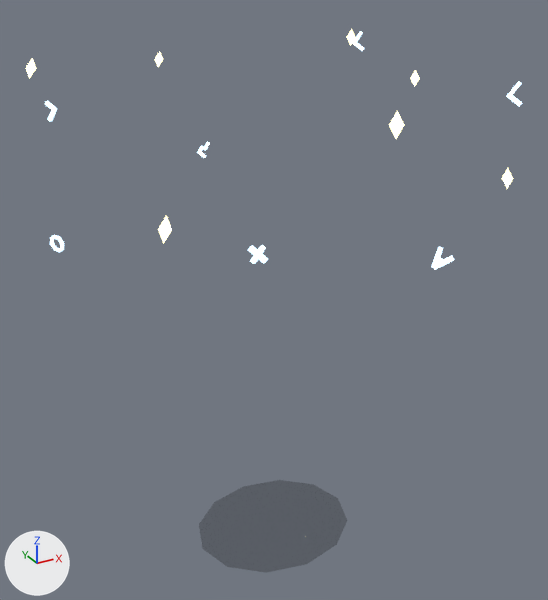
An edit to the glTF model models/edu/public/models/characters/warrior.glb, drawn before and after from the same camera.
Before and after are seen from a 50 mm camera at (-1.21, -2.21, 2.12) aimed at (0.01, 0.0, 1.01). Every picture has the same lights, and +X, +Y and +Z are marked at lower left. The older version comes first. Both versions are drawn at frame 40 of the action 'death'; the numbers are the values there.

The scene before the commit, as lines of its bpy script (objects in view):
```python
ob_frag0 = bpy.data.objects.new('frag0', None)
ob_frag0.parent = ob_fragments
ob_frag0.location = (0.742, 0.204, 0.92)
ob_frag0.rotation_euler = (0.0, -2.556, 0.931)  # degrees (0, -146, 53)
ob_frag0.scale = (0.583, 0.583, 0.583)
ob_frag1 = bpy.data.objects.new('frag1', None)
ob_frag1.parent = ob_fragments
ob_frag1.location = (0.613, -0.466, 0.959)
ob_frag1.rotation_euler = (0.0, -2.556, -0.931)  # degrees (0, -146, -53)
ob_frag1.scale = (0.583, 0.583, 0.583)
ob_frag2 = bpy.data.objects.new('frag2', None)
ob_frag2.parent = ob_fragments
ob_frag2.location = (0.625, -0.45, 0.686)
ob_frag2.rotation_euler = (0.0, -2.556, 0.931)  # degrees (0, -146, 53)
ob_frag2.scale = (0.583, 0.583, 0.583)
ob_frag3 = bpy.data.objects.new('frag3', None)
ob_frag3.parent = ob_fragments
ob_frag3.location = (0.0872, -0.765, 0.604)
ob_frag3.rotation_euler = (0.0, -2.556, -0.931)  # degrees (0, -146, -53)
ob_frag3.scale = (0.583, 0.583, 0.583)
ob_frag4 = bpy.data.objects.new('frag4', None)
ob_frag4.parent = ob_fragments
ob_frag4.location = (-0.0868, -0.765, 0.976)
ob_frag4.rotation_euler = (0.0, -2.556, 0.931)  # degrees (0, -146, 53)
ob_frag4.scale = (0.583, 0.583, 0.583)
ob_frag5 = bpy.data.objects.new('frag5', None)
ob_frag5.parent = ob_fragments
ob_frag5.location = (-0.403, -0.656, 0.672)
ob_frag5.rotation_euler = (0.0, -2.556, -0.931)  # degrees (0, -146, -53)
ob_frag5.scale = (0.583, 0.583, 0.583)
ob_frag6 = bpy.data.objects.new('frag6', None)
ob_frag6.parent = ob_fragments
ob_frag6.location = (-0.583, -0.503, 0.72)
ob_frag6.rotation_euler = (0.0, -2.556, 0.931)  # degrees (0, -146, 53)
ob_frag6.scale = (0.583, 0.583, 0.583)
ob_frag7 = bpy.data.objects.new('frag7', None)
ob_frag7.parent = ob_fragments
ob_frag7.location = (-0.764, -0.0988, 0.589)
ob_frag7.rotation_euler = (0.0, -2.556, -0.931)  # degrees (0, -146, -53)
ob_frag7.scale = (0.583, 0.583, 0.583)
ob_warrior_blobshadow = bpy.data.objects.new('warrior_blobShadow', me_mesh_58)
ob_warrior_blobshadow.parent = ob_warrior
ob_warrior_blobshadow.location = (0.0, 0.0, 0.0)
```
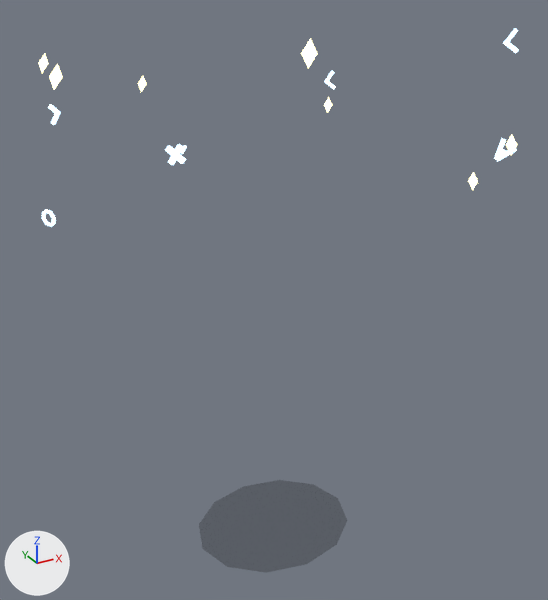
Not drawn themselves, but carrying or shaping drawn objects: ob_frag0, ob_frag1, ob_frag2, ob_frag3, ob_frag4, ob_frag5, ob_frag6, ob_frag7, ob_frag8, ob_frag9, ob_frag10, ob_frag11, ob_frag12, ob_frag13.

What differs and where, as boxes [x1, y1, x2, y2] in the pictures (548 x 600 px):
'frag5_letterShard', moved
    before: [248, 245, 268, 264]
    after: [165, 144, 186, 165]
'frag4_lightShard', moved
    before: [389, 111, 404, 139]
    after: [301, 38, 318, 68]
'frag3_letterShard', moved
    before: [431, 247, 454, 270]
    after: [494, 138, 517, 162]
'frag6_lightShard', moved
    before: [158, 215, 172, 244]
    after: [49, 63, 63, 90]
'frag7_letterShard', moved
    before: [50, 234, 64, 253]
    after: [42, 209, 56, 227]
'frag1_letterShard', moved
    before: [506, 81, 522, 107]
    after: [503, 28, 519, 53]
'frag8_lightShard', moved
    before: [26, 58, 36, 79]
    after: [38, 53, 49, 73]
'frag2_lightShard', moved
    before: [502, 168, 513, 189]
    after: [506, 135, 517, 155]
'frag9_letterShard', moved
    before: [45, 101, 57, 122]
    after: [48, 104, 61, 125]
'frag13_letterShard', moved
    before: [352, 31, 364, 51]
    after: [324, 71, 336, 90]
'frag0_lightShard', moved
    before: [410, 70, 420, 87]
    after: [468, 172, 478, 190]
'frag10_lightShard', moved
    before: [155, 51, 163, 67]
    after: [138, 76, 146, 92]
'frag12_lightShard', moved
    before: [347, 29, 356, 46]
    after: [324, 97, 332, 113]
'frag11_letterShard', moved
    before: [197, 142, 210, 158]
    after: [181, 145, 187, 154]

Diff of the bpy script that builds the scene:
```diff
--- a/models/edu/public/models/characters/warrior.glb.py
+++ b/models/edu/public/models/characters/warrior.glb.py
@@ ob_frag0 @@
 ob_frag0.parent = ob_fragments
-ob_frag0.location = (0.742, 0.204, 0.92)
+ob_frag0.location = (0.753, -0.161, 0.594)
 ob_frag0.rotation_euler = (0.0, -2.556, 0.931)  # degrees (0, -146, 53)
@@ ob_frag1 @@
 ob_frag1.parent = ob_fragments
-ob_frag1.location = (0.613, -0.466, 0.959)
+ob_frag1.location = (0.682, -0.357, 1.105)
 ob_frag1.rotation_euler = (0.0, -2.556, -0.931)  # degrees (0, -146, -53)
@@ ob_frag2 @@
 ob_frag2.parent = ob_fragments
-ob_frag2.location = (0.625, -0.45, 0.686)
+ob_frag2.location = (0.627, -0.447, 0.795)
 ob_frag2.rotation_euler = (0.0, -2.556, 0.931)  # degrees (0, -146, 53)
@@ ob_frag3 @@
 ob_frag3.parent = ob_fragments
-ob_frag3.location = (0.0872, -0.765, 0.604)
+ob_frag3.location = (0.347, -0.687, 0.851)
 ob_frag3.rotation_euler = (0.0, -2.556, -0.931)  # degrees (0, -146, -53)
@@ ob_frag4 @@
 ob_frag4.parent = ob_fragments
-ob_frag4.location = (-0.0868, -0.765, 0.976)
+ob_frag4.location = (-0.298, -0.71, 1.143)
 ob_frag4.rotation_euler = (0.0, -2.556, 0.931)  # degrees (0, -146, 53)
@@ ob_frag5 @@
 ob_frag5.parent = ob_fragments
-ob_frag5.location = (-0.403, -0.656, 0.672)
+ob_frag5.location = (-0.556, -0.533, 0.91)
 ob_frag5.rotation_euler = (0.0, -2.556, -0.931)  # degrees (0, -146, -53)
@@ ob_frag6 @@
 ob_frag6.parent = ob_fragments
-ob_frag6.location = (-0.583, -0.503, 0.72)
+ob_frag6.location = (-0.741, -0.21, 1.064)
 ob_frag6.rotation_euler = (0.0, -2.556, 0.931)  # degrees (0, -146, 53)
@@ ob_frag7 @@
 ob_frag7.parent = ob_fragments
-ob_frag7.location = (-0.764, -0.0988, 0.589)
+ob_frag7.location = (-0.768, -0.0502, 0.653)
 ob_frag7.rotation_euler = (0.0, -2.556, -0.931)  # degrees (0, -146, -53)
@@ ob_frag8 @@
 ob_frag8.parent = ob_fragments
-ob_frag8.location = (-0.682, 0.358, 1.023)
+ob_frag8.location = (-0.618, 0.459, 1.025)
 ob_frag8.rotation_euler = (0.0, -2.556, 0.931)  # degrees (0, -146, 53)
@@ ob_frag9 @@
 ob_frag9.parent = ob_fragments
-ob_frag9.location = (-0.62, 0.457, 0.87)
+ob_frag9.location = (-0.606, 0.475, 0.854)
 ob_frag9.rotation_euler = (0.0, -2.556, -0.931)  # degrees (0, -146, -53)
@@ ob_frag10 @@
 ob_frag10.parent = ob_fragments
-ob_frag10.location = (-0.0977, 0.764, 0.982)
+ob_frag10.location = (-0.179, 0.749, 0.895)
 ob_frag10.rotation_euler = (0.0, -2.556, 0.931)  # degrees (0, -146, 53)
@@ ob_frag11 @@
 ob_frag11.parent = ob_fragments
-ob_frag11.location = (0.084, 0.765, 0.601)
+ob_frag11.location = (-0.0192, 0.77, 0.597)
 ob_frag11.rotation_euler = (0.0, -2.556, -0.931)  # degrees (0, -146, -53)
@@ ob_frag12 @@
 ob_frag12.parent = ob_fragments
-ob_frag12.location = (0.613, 0.466, 1.059)
+ob_frag12.location = (0.556, 0.533, 0.786)
 ob_frag12.rotation_euler = (0.0, -2.556, 0.931)  # degrees (0, -146, 53)
@@ ob_frag13 @@
 ob_frag13.parent = ob_fragments
-ob_frag13.location = (0.639, 0.429, 1.047)
+ob_frag13.location = (0.568, 0.519, 0.89)
 ob_frag13.rotation_euler = (0.0, -2.556, -0.931)  # degrees (0, -146, -53)
```
